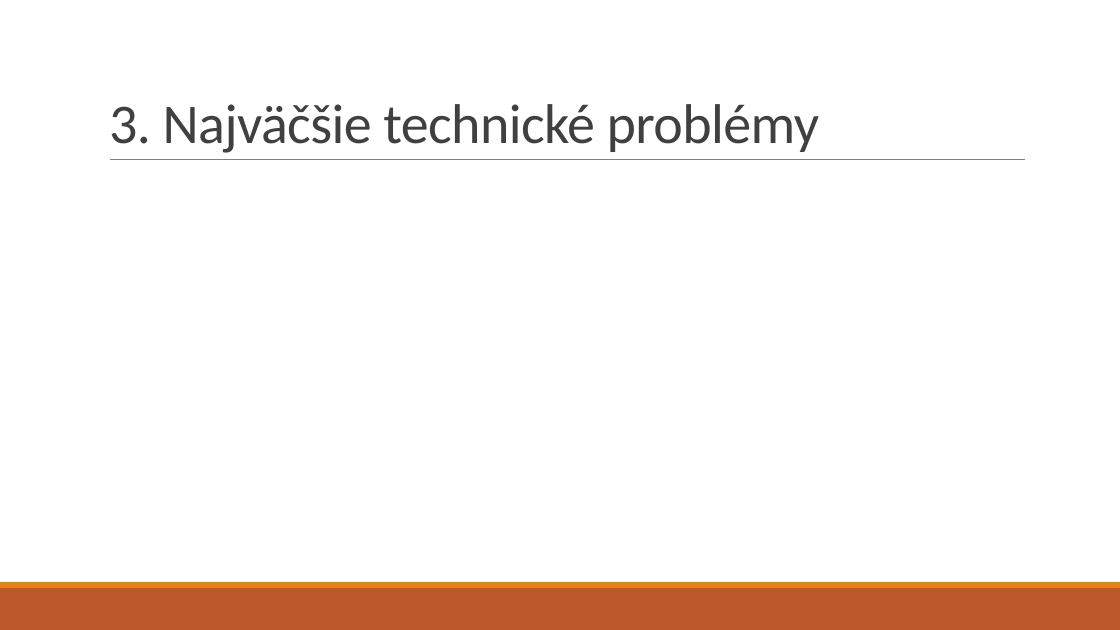
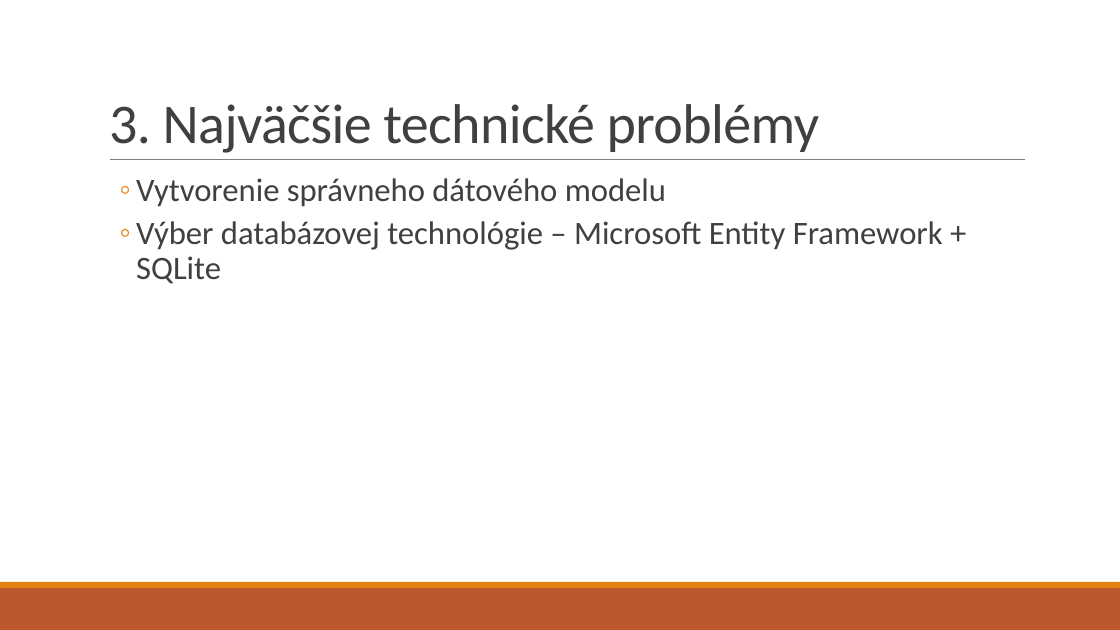
Before and after one commit to rtrembecky/drink_tracker, a slide deck: slide 6 of Presentation/Drink Tracker.pptx. Drawn at 1120x630 pixels with LibreOffice and Linux fonts; fonts in the diff are those of the drawing. Boxes give left, top, right and bottom in pixels: in the first picture for what was removed or moved away, otherwise in the second. Text is boxed around its words. In the diff, an @@ line names an element or a change of style, - is before the commit and + after.

```diff
--- a/Presentation/Drink Tracker.pptx
+++ b/Presentation/Drink Tracker.pptx
@@ text added at box(136, 178, 943, 284), 28 pt, text #404040 @@
+  ◦ Vytvorenie správneho dátového modelu
+  ◦ Výber databázovej technológie – Microsoft Entity Framework + SQLite
```
Also in this commit, not shown: 7 other slides changed, 9 other files.
